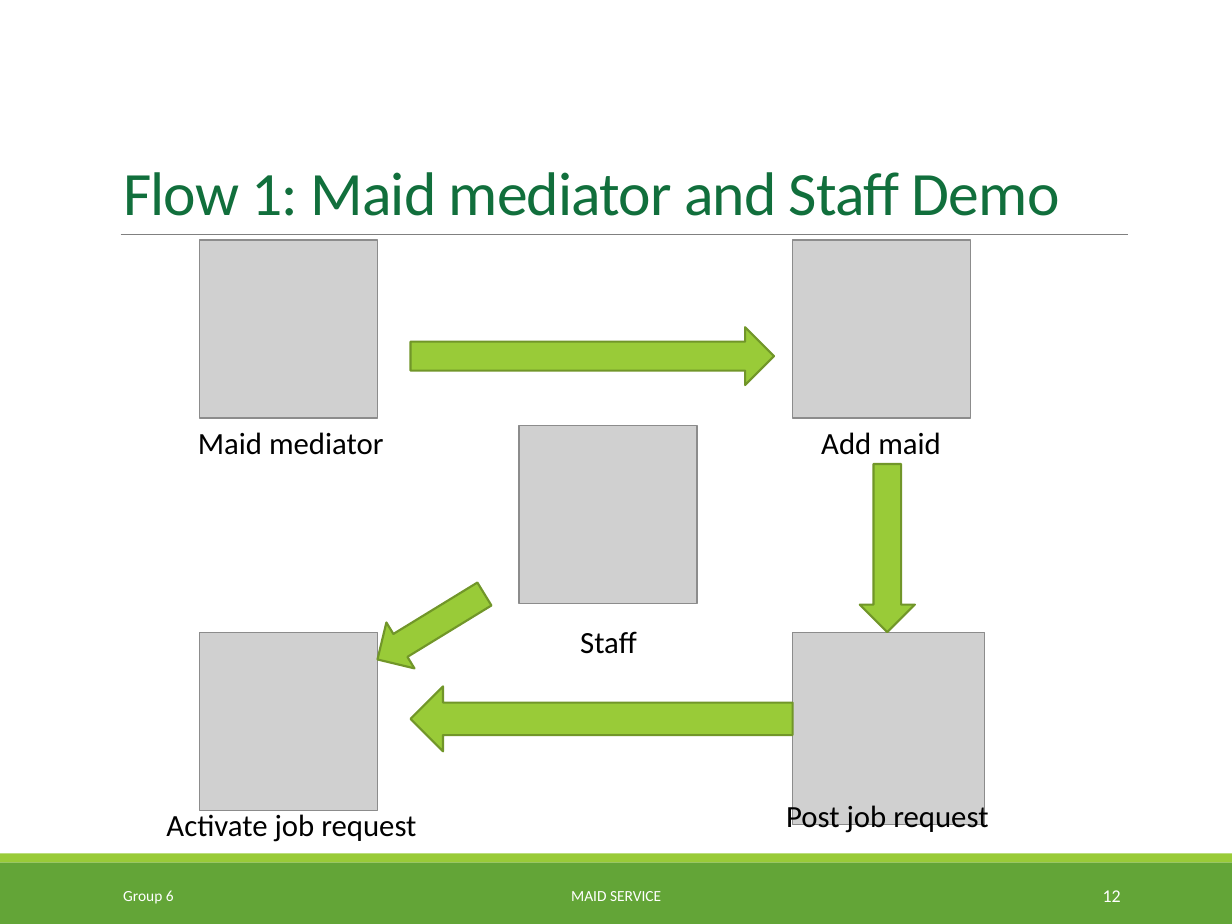
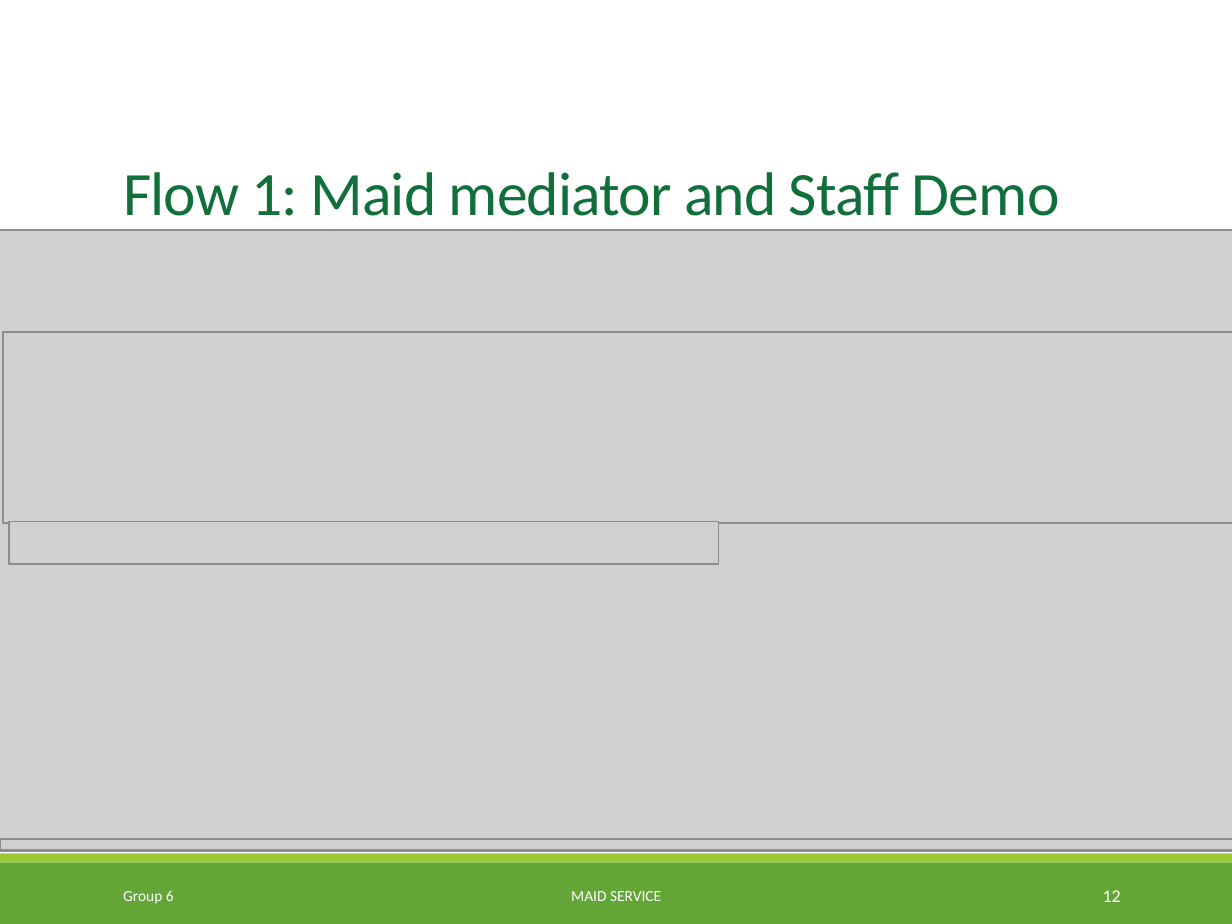
Before and after one commit to TuanBT/ms-website, a slide deck: slide 12 of 06.Personal Archives/04.CongNT/MS_Slide.pptx. Drawn at 1232x924 pixels with LibreOffice and Linux fonts; fonts in the diff are those of the drawing; grey boxes stand for pictures; background and template pictures are left out. Boxes give left, top, right and bottom in pixels: in the first picture for what was removed or moved away, otherwise in the second. Text is boxed around its words. In the diff, an @@ line names an element or a change of style, - is before the commit and + after.

```diff
--- a/06.Personal Archives/04.CongNT/MS_Slide.pptx
+++ b/06.Personal Archives/04.CongNT/MS_Slide.pptx
@@ picture added at (0, 234, 1232, 851) @@
@@ picture added at (0, 232, 1232, 850) @@
@@ picture added at (0, 230, 1232, 839) @@
@@ line removed from (121, 234) to (1127, 234) @@
@@ picture removed at (200, 240, 378, 419) @@
@@ picture removed at (792, 240, 971, 419) @@
@@ picture added at (0, 313, 1232, 455) @@
@@ right arrow removed at (410, 328, 774, 386) @@
@@ picture added at (2, 331, 1232, 522) @@
@@ text removed at (198, 432, 384, 455) @@
-Maid mediator
@@ picture removed at (519, 426, 697, 605) @@
@@ text removed at (821, 432, 941, 455) @@
-Add maid
@@ down arrow removed at (860, 464, 915, 633) @@
@@ picture added at (9, 522, 718, 564) @@
@@ left arrow removed at (363, 571, 499, 683) @@
@@ picture removed at (200, 632, 378, 811) @@
@@ text removed at (580, 631, 637, 654) @@
-Staff
@@ picture removed at (792, 632, 984, 824) @@
@@ left arrow removed at (410, 686, 792, 752) @@
@@ text removed at (786, 801, 988, 835) @@
-Post job request
@@ text removed at (166, 810, 416, 842) @@
-Activate job request
```
Also in this commit, not shown: 3 other slides changed, 1 slide added, 6 slides removed.
